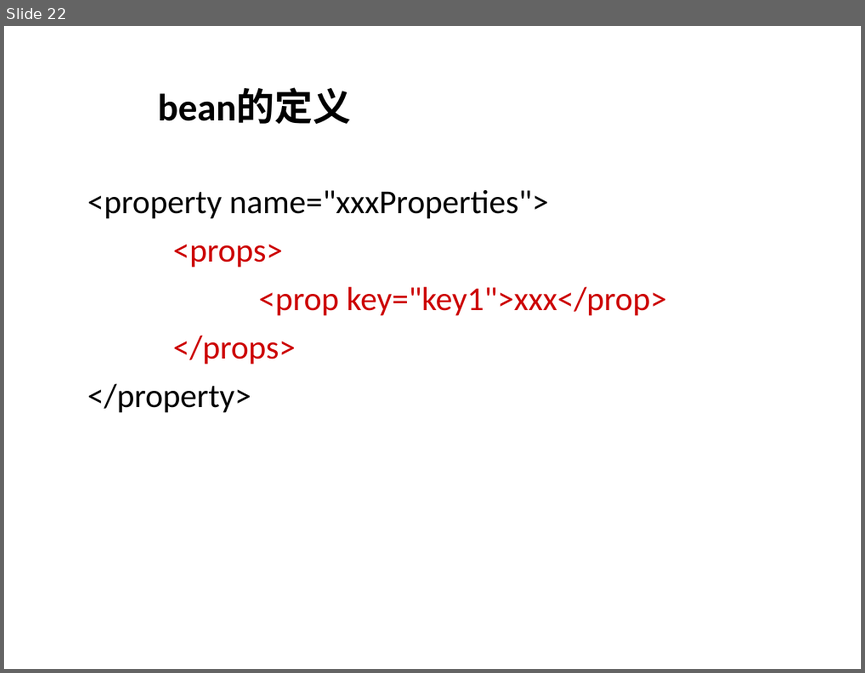
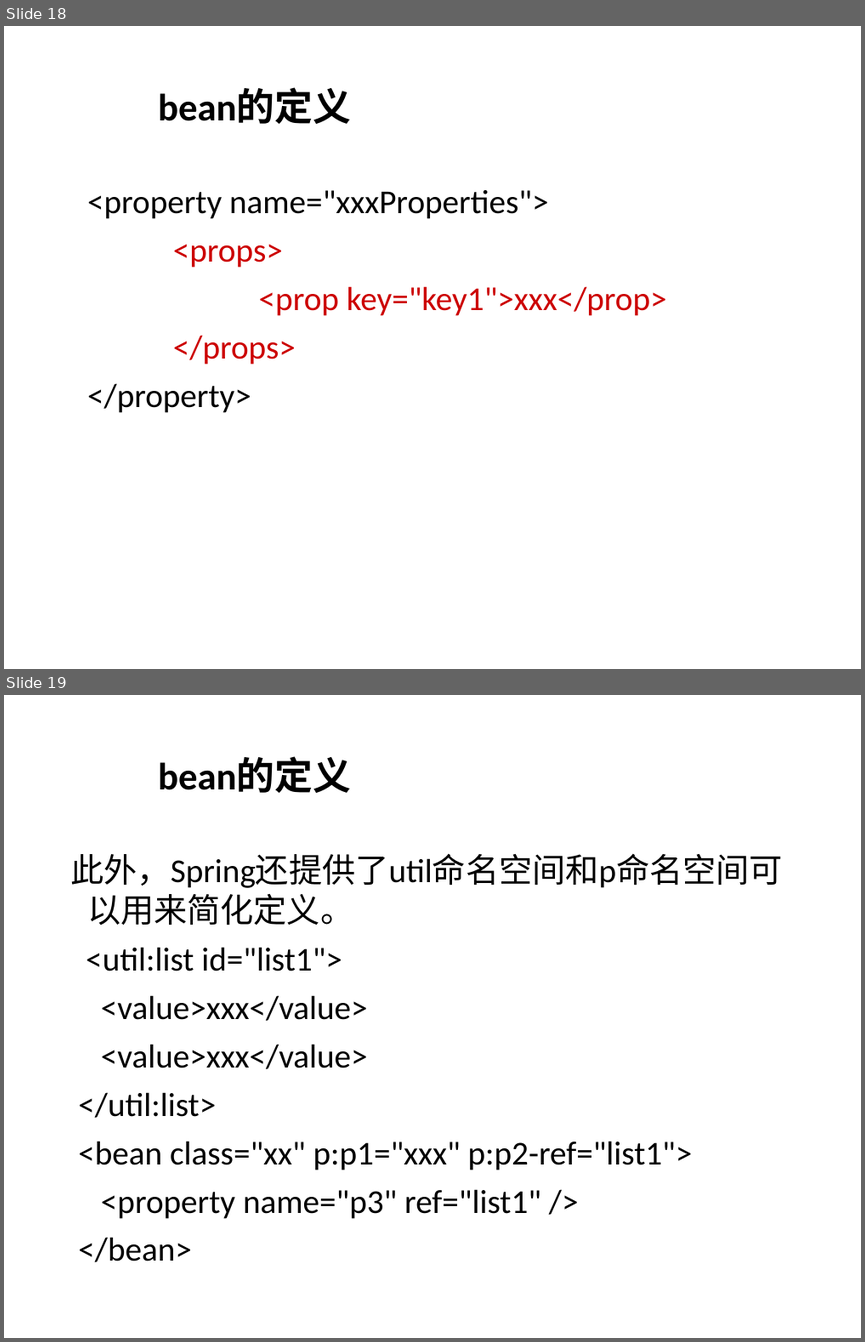
Before and after one commit to burstinair/clouddrive, a slide deck: Spring 学习分享.ppt. Shown one above the other, each under a label of ours: slide 22 before the commit, slides 18 and 19 after it. The pictures are 865x673 and 865x1342 pixels, drawn with LibreOffice and Linux fonts; fonts in the diff are those of the drawing; background and template pictures are left out. Boxes give left, top, right and bottom in pixels: in the first picture for what was removed or moved away, otherwise in the second. Text is boxed around its words. In the diff, an @@ line names an element or a change of style, - is before the commit and + after.

```diff
--- a/Spring 学习分享.ppt
+++ b/Spring 学习分享.ppt
@@ slide 19 added at [4,695,861,1338], background picture (left out) @@
@@ title added at [158,758,351,793], 32 pt, text #000000, bold @@
+bean的定义
@@ text added at [70,854,783,1262], 28 pt, text #000000 @@
+此外，Spring还提供了util命名空间和p命名空间可以用来简化定义。
+<util:list id="list1">
+<value>xxx</value>
+<value>xxx</value>
+</util:list>
+<bean class="xx" p:p1="xxx" p:p2-ref="list1">
+<property name="p3" ref="list1" />
+</bean>
@@ what was slide 22 is now slide 18 @@
```
Also in this commit, not shown: 52 other slides changed, 4 slides removed.
